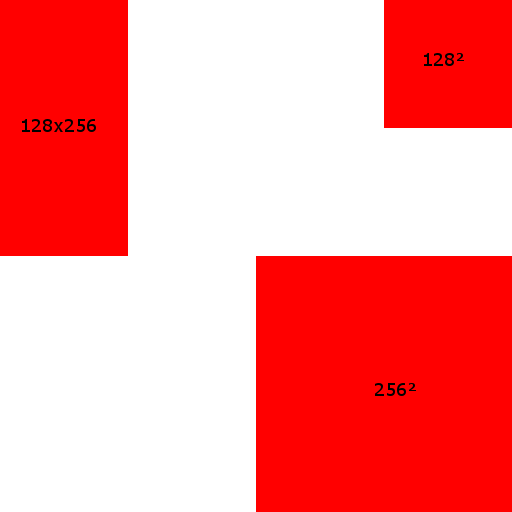
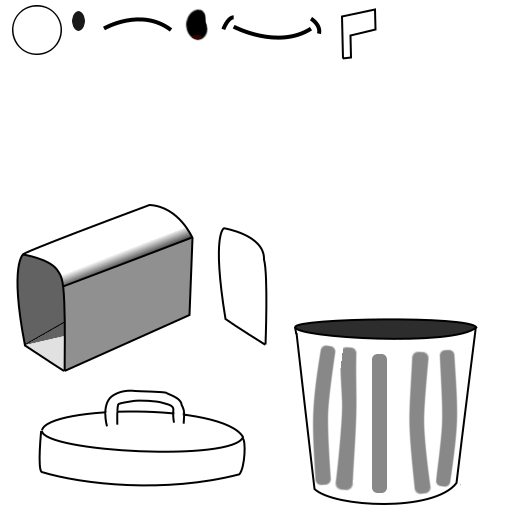
The second 512 x 512 image is a revision of the first. Changes to its layers:
added group "Trash" with 4 layers above "EyeMouth" over (x1=38, y1=318, x2=478, y2=505)
added layer "TrashCover" in group "Trash" over (x1=38, y1=389, x2=246, y2=487)
added layer "TrashBean" in group "Trash" over (x1=294, y1=318, x2=478, y2=505)
added layer "TrashShadow" in group "Trash" over (x1=296, y1=320, x2=475, y2=495)
added layer "ColorTrash" in group "Trash" over (x1=40, y1=320, x2=475, y2=504)
added group "EyeMouth" with 4 layers above "MailBox #2" over (x1=12, y1=5, x2=322, y2=55)
added layer "Eye" in group "EyeMouth" over (x1=12, y1=5, x2=62, y2=55)
added layer "EyeBall" in group "EyeMouth" over (x1=72, y1=11, x2=85, y2=31)
added layer "EyeColor" in group "EyeMouth" over (x1=13, y1=6, x2=61, y2=54)
added layer "Mouth" in group "EyeMouth" over (x1=103, y1=8, x2=322, y2=41)
added group "MailBox #2" with 5 layers above "..." over (x1=16, y1=8, x2=377, y2=372)
added layer "MailBoxDoor" in group "MailBox #2" over (x1=217, y1=227, x2=268, y2=346)
added layer "MailBoxFlag" in group "MailBox #2" over (x1=341, y1=8, x2=377, y2=60)
added layer "MailBox" in group "MailBox #2" over (x1=16, y1=204, x2=194, y2=372)
added layer "MailBoxShadow" in group "MailBox #2" over (x1=18, y1=228, x2=193, y2=371)
added layer "MailBoxColor" in group "MailBox #2" over (x1=18, y1=10, x2=375, y2=370)
hid "..." over (x1=22, y1=53, x2=464, y2=396)
hid "Dummies" over (x1=0, y1=0, x2=512, y2=512)
